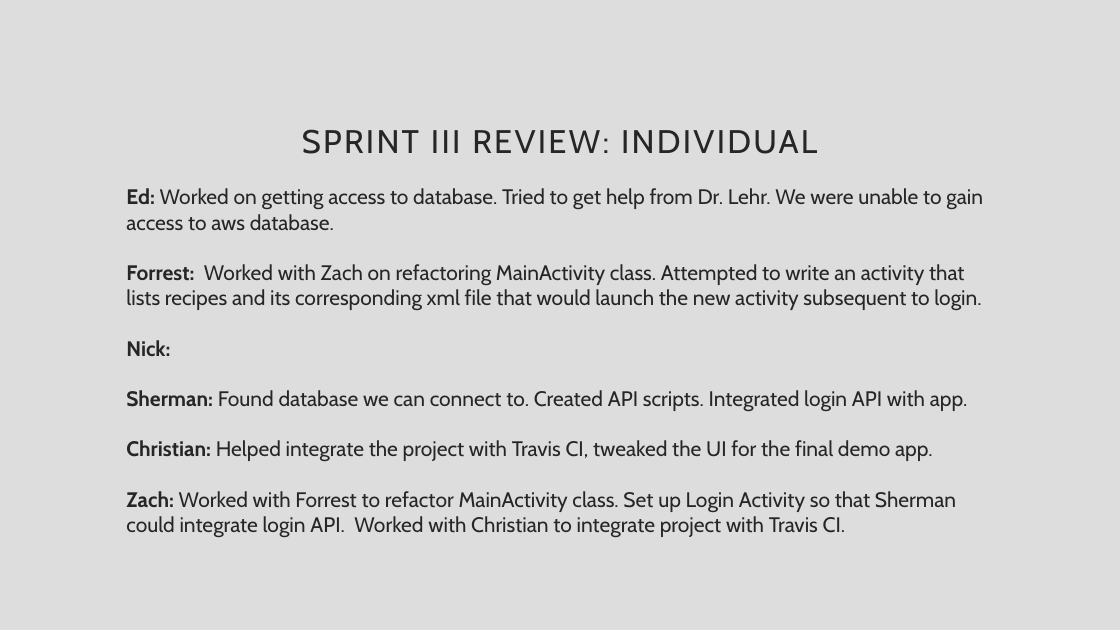
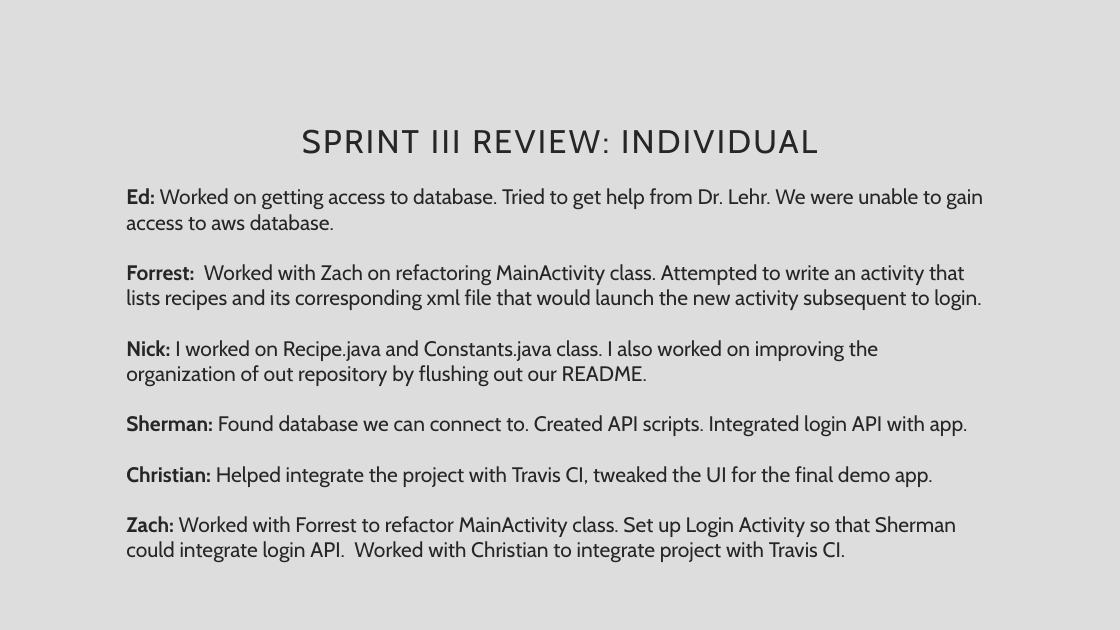
Before and after one commit to CiderCS3398/CS3398-Cider-S2017, a slide deck: slide 3 of Presentations/Sprint 3 Review.pptx. Drawn at 1120x630 pixels with LibreOffice and Linux fonts; fonts in the diff are those of the drawing. Boxes give left, top, right and bottom in pixels: in the first picture for what was removed or moved away, otherwise in the second. Text is boxed around its words. In the diff, an @@ line names an element or a change of style, - is before the commit and + after.

Commit message:
Nick's retrospective contribution

```diff
--- a/Presentations/Sprint 3 Review.pptx
+++ b/Presentations/Sprint 3 Review.pptx
@@ text at [126, 340, 878, 386]: text changed; bold off @@
-Nick:
+Nick: I worked on Recipe.java and Constants.java class. I also worked on improving the organization of out repository by flushing out our README.
```
